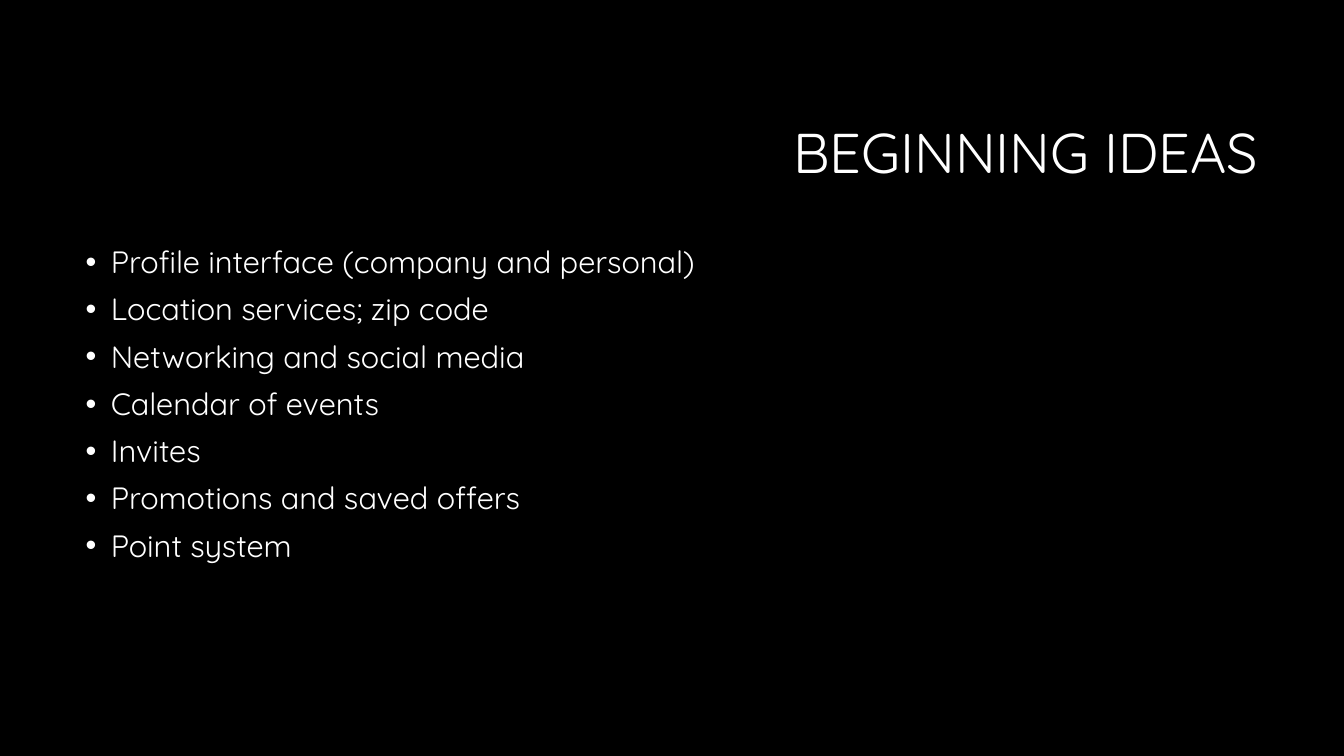
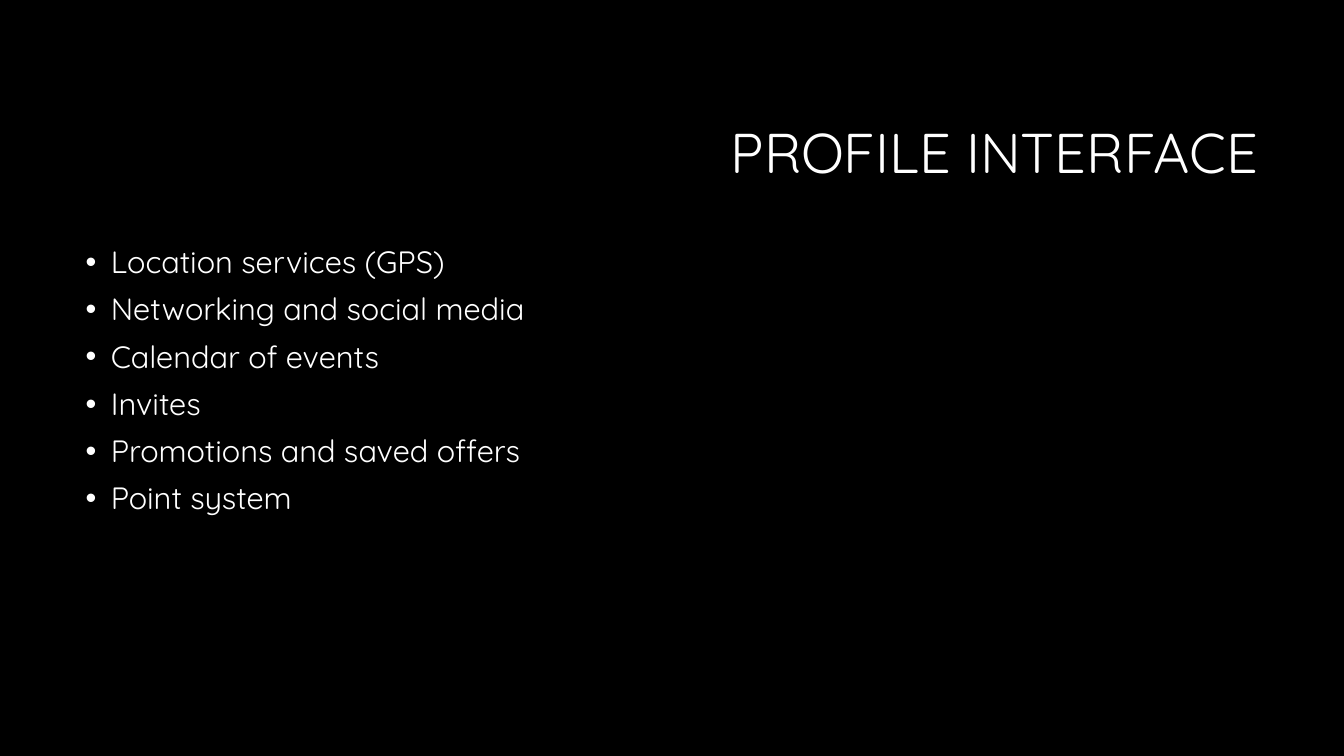
Before and after one commit to Delaware2016/team-13, a slide deck: slide 3 of Accelerate Delaware.pptx (slide 2 before the commit). Drawn at 1344x756 pixels with LibreOffice and Linux fonts; fonts in the diff are those of the drawing; background and template pictures are left out. Boxes give left, top, right and bottom in pixels: in the first picture for what was removed or moved away, otherwise in the second. Text is boxed around its words. In the diff, an @@ line names an element or a change of style, - is before the commit and + after.

Commit message:
ppt

```diff
--- a/Accelerate Delaware.pptx
+++ b/Accelerate Delaware.pptx
@@ title at <box>731,133,1258,174</box>: text changed @@
-BEGINNING IDEAS
+PROFILE INTERFACE
@@ text at <box>111,251,445,279</box>: text changed @@
-• Profile interface (company and personal)
-• Location services; zip code
+• Location services (GPS)
```
Also in this commit, not shown: 1 slide added.
